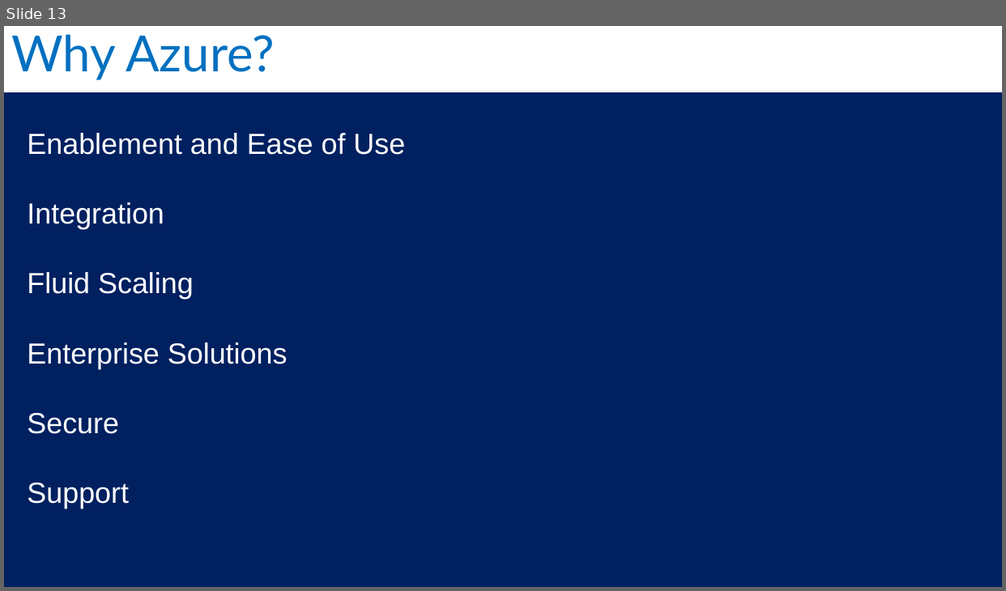
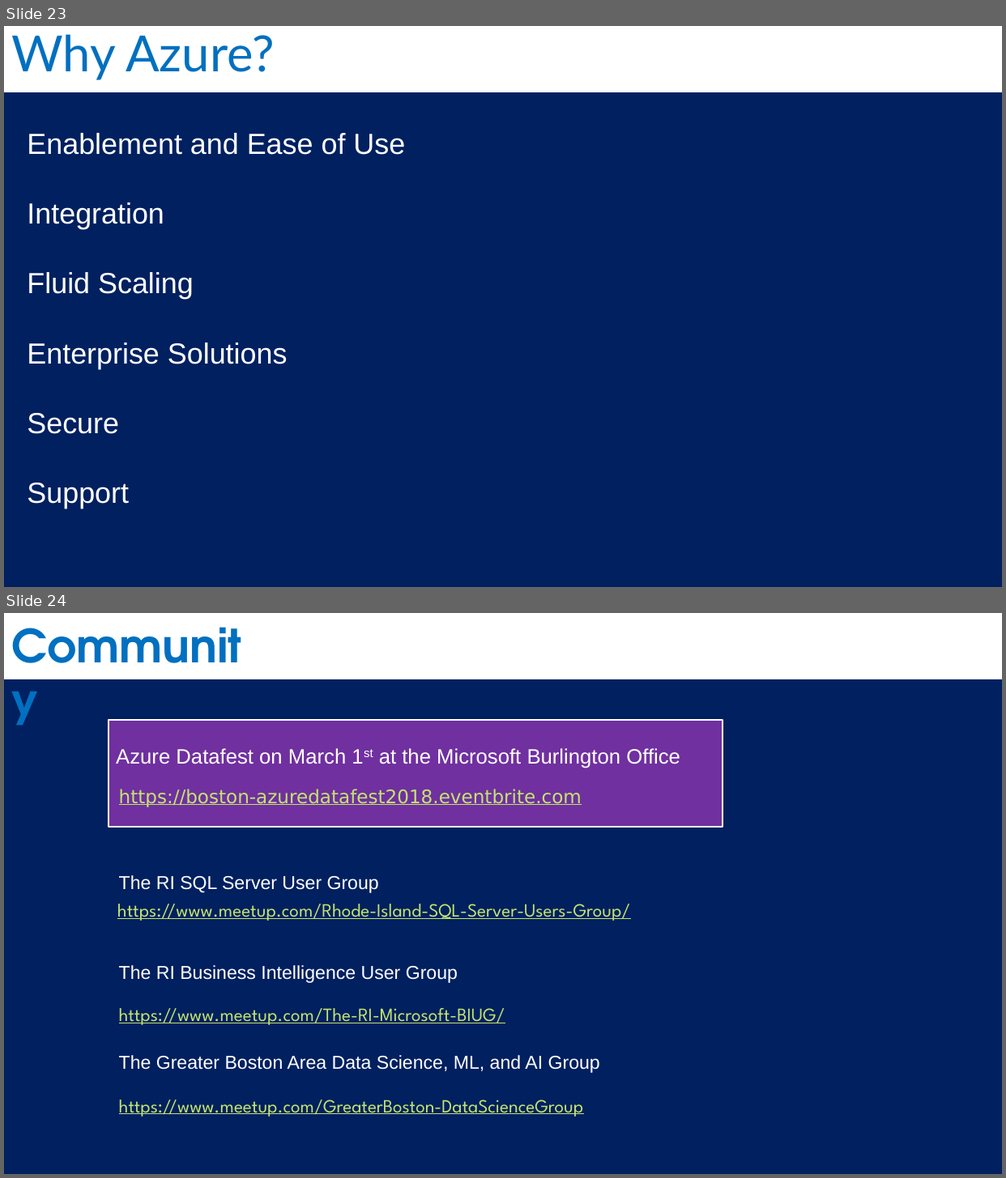
Before and after one commit to bcafferky/shared, a slide deck: AzureDSOverview/AzureDSOverview.pptx. Shown one above the other, each under a label of ours: slide 13 before the commit, slides 23 and 24 after it. The pictures are 1006x591 and 1006x1178 pixels, drawn with LibreOffice and Linux fonts; fonts in the diff are those of the drawing; background and template pictures are left out. Boxes give left, top, right and bottom in pixels: in the first picture for what was removed or moved away, otherwise in the second. Text is boxed around its words. In the diff, an @@ line names an element or a change of style, - is before the commit and + after.

```diff
--- a/AzureDSOverview/AzureDSOverview.pptx
+++ b/AzureDSOverview/AzureDSOverview.pptx
@@ slide 24 added at [4, 613, 1002, 1174], background #FFFFFF; not listed: 1 template element that a slide beside it also shows @@
@@ text added at [4, 613, 273, 676], 44 pt, text #0070C0, bold @@
+Community
@@ rectangle added at [108, 719, 722, 827], fill #7030A0, outline #FFFFFF 1.5 pt @@
@@ text added at [116, 748, 680, 769], 20 pt, text #FFFFFF @@
+Azure Datafest on March 1st at the Microsoft Burlington Office
@@ text added at [119, 789, 582, 807], 18 pt, text #C4E46E, underline @@
+https://boston-azuredatafest2018.eventbrite.com
@@ text added at [119, 875, 600, 1073], 18 pt, text #FFFFFF @@
+The RI SQL Server User Group
+The RI Business Intelligence User Group
+The Greater Boston Area Data Science, ML, and AI Group
@@ text added at [117, 904, 630, 921], 18 pt, text #C4E46E, underline @@
+https://www.meetup.com/Rhode-Island-SQL-Server-Users-Group/
@@ text added at [119, 1008, 505, 1025], 18 pt, text #C4E46E, underline @@
+https://www.meetup.com/The-RI-Microsoft-BIUG/
@@ text added at [119, 1100, 583, 1117], 18 pt, text #C4E46E, underline @@
+https://www.meetup.com/GreaterBoston-DataScienceGroup
@@ what was slide 13 is now slide 23 @@
```
Also in this commit, not shown: 3 slides changed, 10 other slides added, 1 slide removed, 26 other files.
